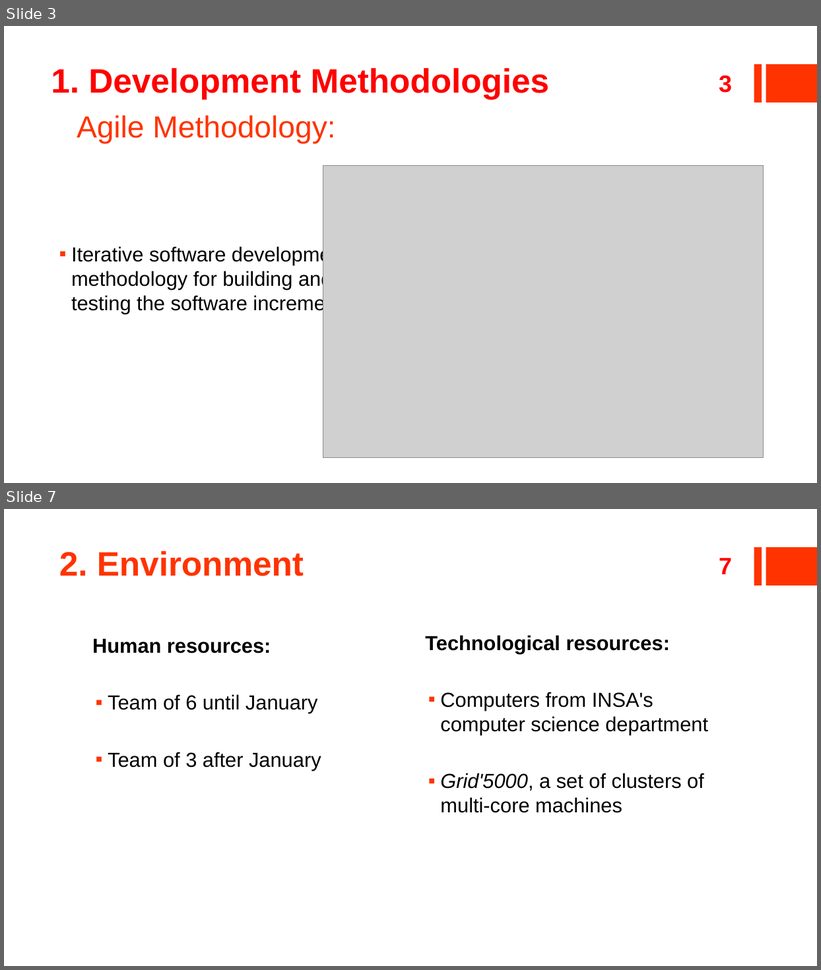
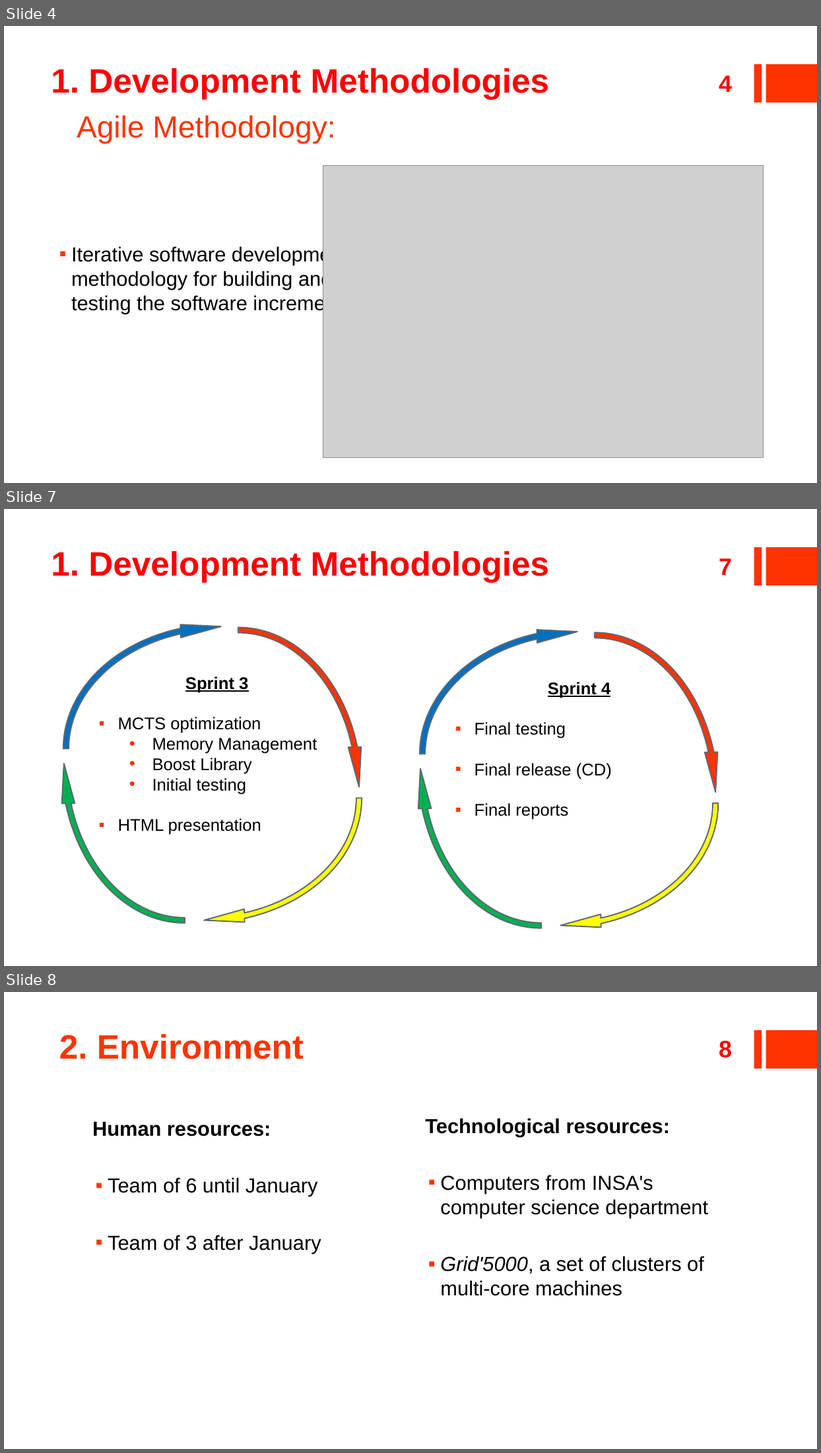
Before and after one commit to ildyria/Arimaa, a slide deck: Docs/Reports/Planning Presentation/V2Planning.pptx. Shown one above the other, each under a label of ours: slides 3 and 7 before the commit, slides 4, 7 and 8 after it; the slides between them are not shown. The pictures are 821x970 and 821x1453 pixels, drawn with LibreOffice and Linux fonts; fonts in the diff are those of the drawing; grey boxes stand for pictures. Boxes give left, top, right and bottom in pixels: in the first picture for what was removed or moved away, otherwise in the second. Text is boxed around its words. In the diff, an @@ line names an element or a change of style, - is before the commit and + after.

```diff
--- a/Docs/Reports/Planning Presentation/V2Planning.pptx
+++ b/Docs/Reports/Planning Presentation/V2Planning.pptx
@@ slide 7 added at [4, 509, 817, 966], background #FFFFFF; not listed: 2 template elements that a slide beside it also shows @@
@@ text added at [51, 551, 550, 582], 40 pt, text #FF0000, bold @@
+1. Development Methodologies
@@ page number added at [719, 559, 732, 575], 28 pt, text #FF0000, bold @@
+7
@@ group added at [38, 595, 387, 956]: 4 circular arrows, 1 text @@
+Sprint 3
+▪ MCTS optimization
+  • Memory Management
+  • Boost Library
+  • Initial testing
+▪ HTML presentation
@@ group added at [394, 600, 745, 961]: 4 circular arrows, 1 text @@
+Sprint 4
+▪ Final testing
+▪ Final release (CD)
+▪ Final reports
@@ what was slide 3 is now slide 4 @@
@@ page number at [719, 76, 732, 92]: text changed @@
-3
+4
@@ what was slide 7 is now slide 8 @@
@@ page number at [719, 1041, 732, 1058]: text changed @@
-7
+8
```
Also in this commit, not shown: 1 slide changed, 2 other slides added, 2 slides removed, 4 other files.
